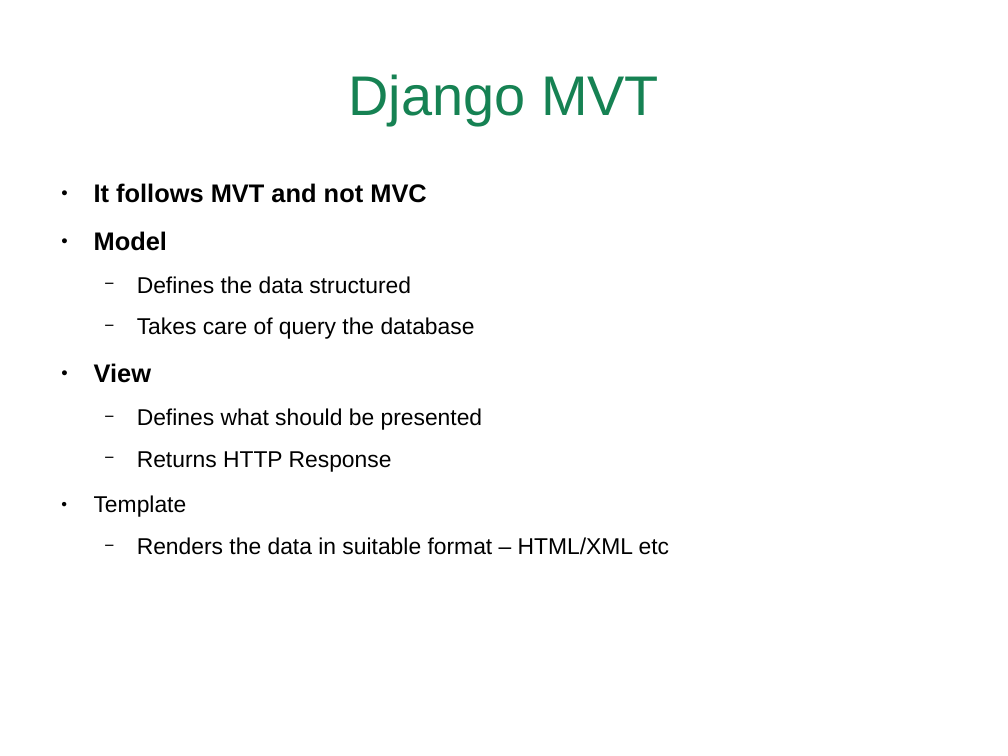
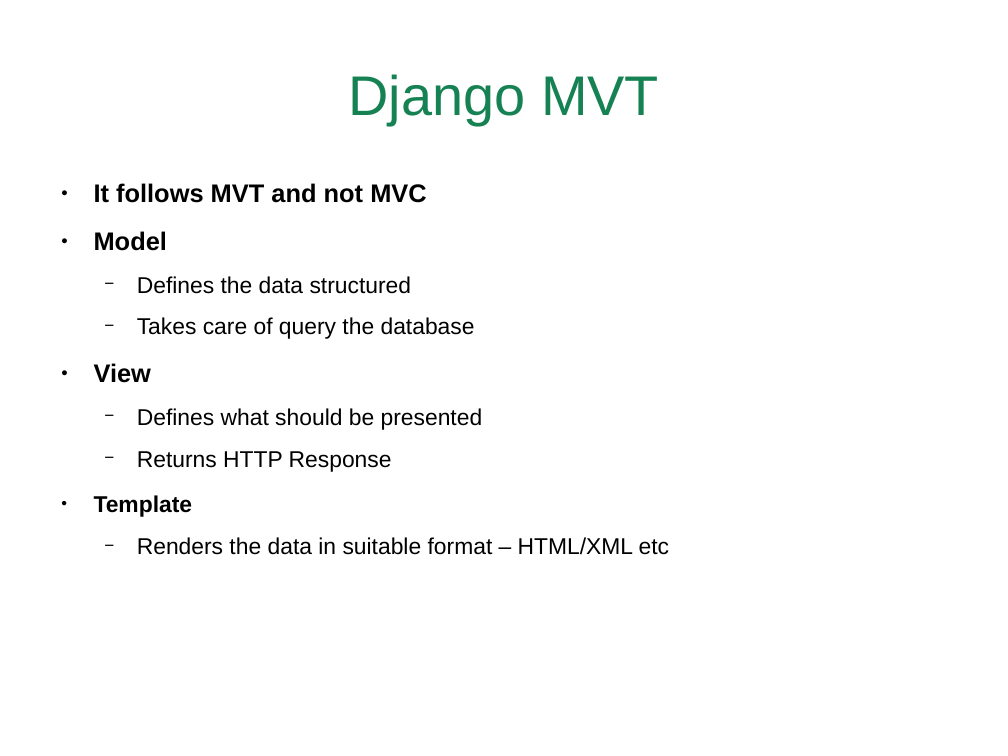
Before and after one commit to dsharma3/PythonMasterClass, a slide deck: slide 12 of Django Overview.pptx. Drawn at 1008x756 pixels with LibreOffice and Linux fonts; fonts in the diff are those of the drawing; background and template pictures are left out. Boxes give left, top, right and bottom in pixels: in the first picture for what was removed or moved away, otherwise in the second. Text is boxed around its words. In the diff, an @@ line names an element or a change of style, - is before the commit and + after.

```diff
--- a/Django Overview.pptx
+++ b/Django Overview.pptx
@@ text at (94,276,669,555): bold on in "Template"; indent changed @@
```
Also in this commit, not shown: 2 other slides changed, 7 other files.
